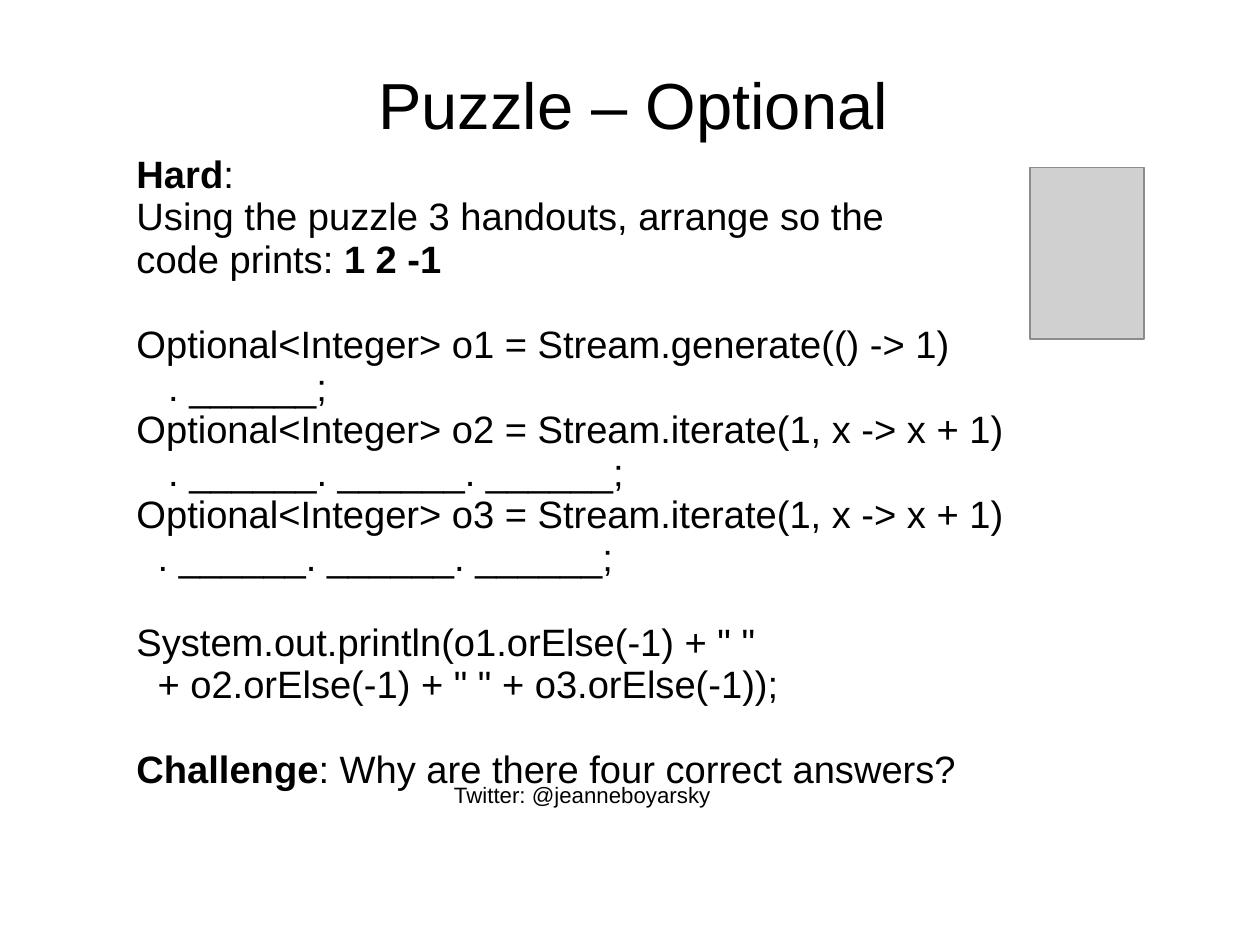
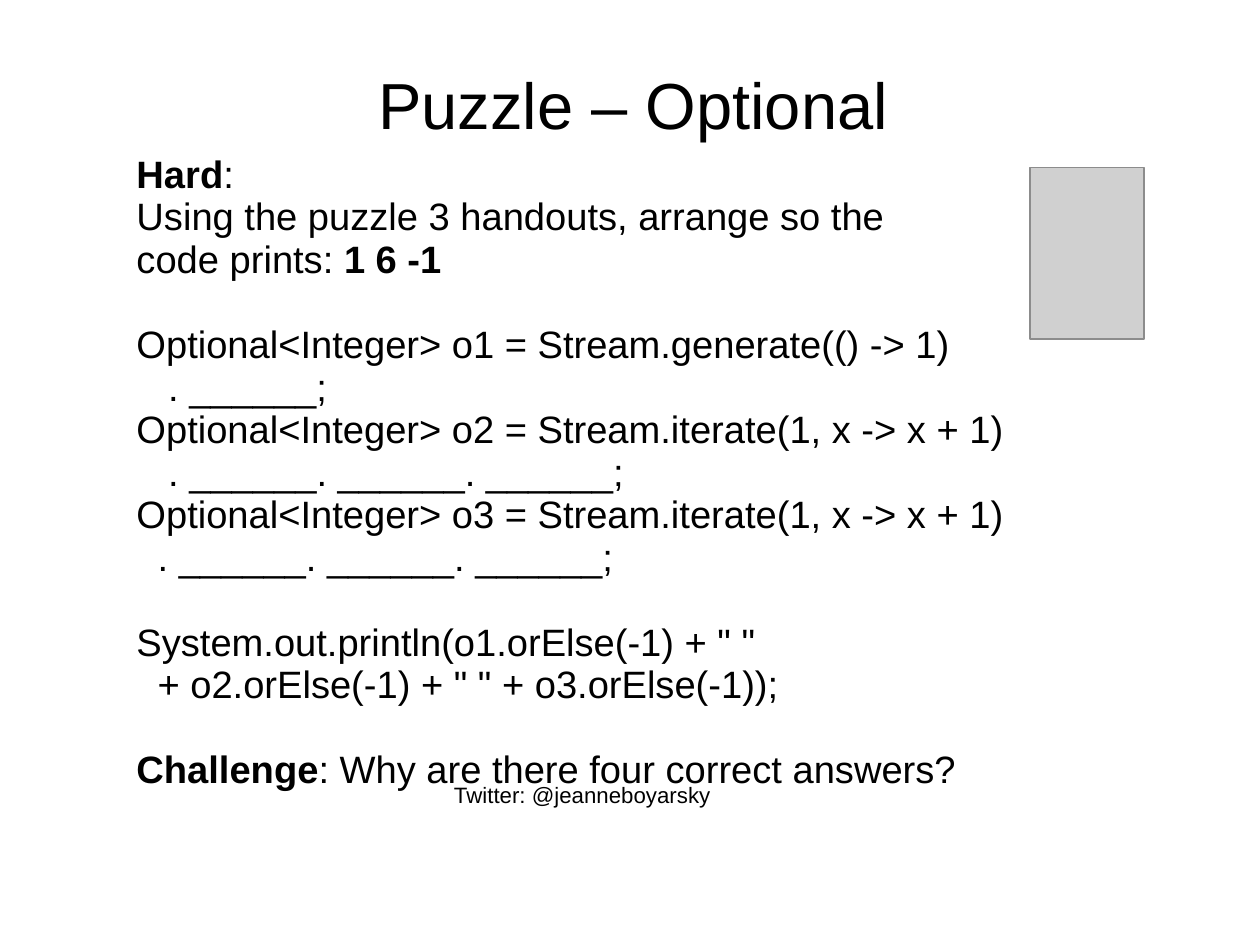
Before and after one commit to boyarsky/java-8-streams-by-puzzles, a slide deck: slide 34 of docs/Slides.ppt. Drawn at 1260x945 pixels with LibreOffice and Linux fonts; fonts in the diff are those of the drawing; grey boxes stand for pictures; background and template pictures are left out. Boxes give left, top, right and bottom in pixels: in the first picture for what was removed or moved away, otherwise in the second. Text is boxed around its words. In the diff, an @@ line names an element or a change of style, - is before the commit and + after.

Commit message:
fixed typo in puzzle 3; thanks cathy!

```diff
--- a/docs/Slides.ppt
+++ b/docs/Slides.ppt
@@ text at <box>136,245,441,281</box>: text changed @@
-code prints: 1 2 -1
+code prints: 1 6 -1
```
Also in this commit, not shown: 1 other file.
